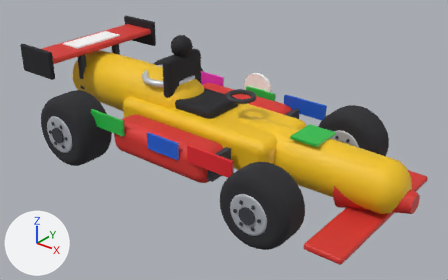
A saved change to the glTF model public/models/vehicle_travel_vehicle_t2.glb.
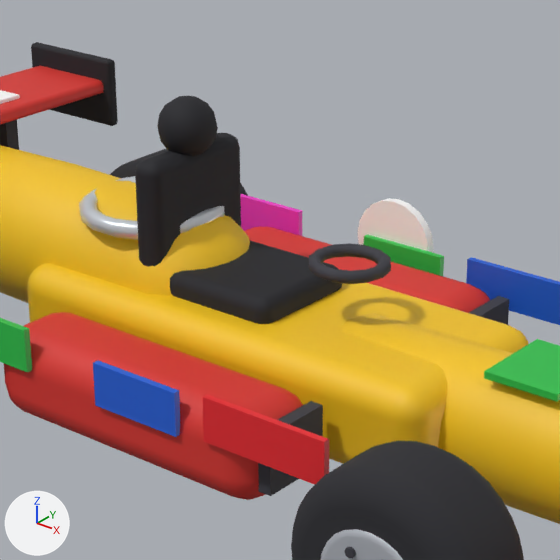
There are two pictures of each version: one whole from a 50 mm camera at (2.96, -3.53, 2.47) aimed at (0.18, -0.05, 0.32), one close up on the part from 25% to 71% of the width and 0% to 73% of the height. The lights are fixed; the arrows at lower left show +X, +Y and +Z. The last two pictures show the newer version. Where no turn or scale is listed for an object, it has been applied to the vertices.

In view in the first close-up: 'DriverSeat.Back', 'DriverSeat.Cushion', 'DriverSeat.Head', 'Engine', 'Nose', 'Pod', 'Pod.001', 'RollHoop', 'Spoiler.Wing', 'Steering', 'Sticker', 'Sticker.001', 'Sticker.002', 'Tub', 'WheelFR.Tyre' and 13 more.
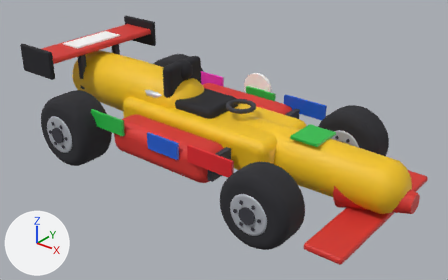
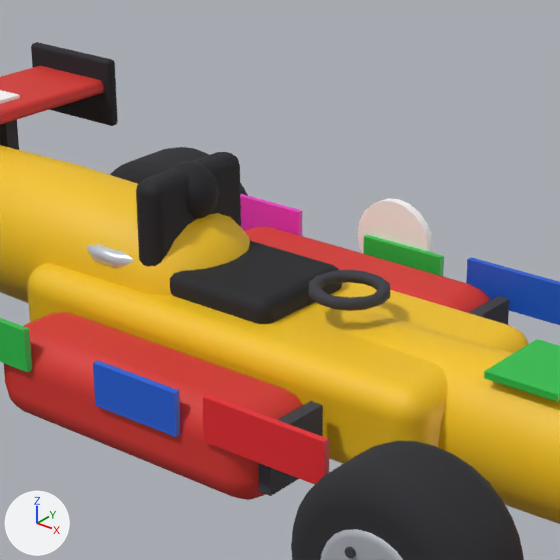
Where the change shows, as pixel boxes (x1, y1, x2, y2) in the close-ups (560 x 560 px):
```json
{"object": "DriverSeat.Back", "change": "moved", "before": [135, 133, 241, 266], "after": [136, 152, 241, 266]}
{"object": "DriverSeat.Head", "change": "moved", "before": [157, 96, 218, 156], "after": [167, 161, 219, 219]}
{"object": "Steering", "change": "moved", "before": [309, 243, 391, 284], "after": [309, 270, 390, 311]}
{"object": "RollHoop", "change": "moved", "before": [79, 176, 225, 240], "after": [86, 244, 134, 268]}
{"object": "WheelRL.Tyre", "change": "unchanged, uncovered by the edit", "before": [109, 149, 248, 196], "after": [109, 147, 248, 196]}
```

The change, as JSON lines over the scene's bpy script:
```json
{"op": "set", "path": "ob_driverseat_back.location", "old": "(-0.3, 0.0, 0.72)", "new": "(-0.3, 0.0, 0.66)"}
{"op": "set", "path": "ob_driverseat_head.location", "old": "(-0.3, 0.0, 0.98)", "new": "(-0.3, 0.0, 0.78)"}
{"op": "set", "path": "ob_rollhoop.location", "old": "(-0.45, 0.0, 0.7)", "new": "(-0.45, 0.0, 0.6)"}
{"op": "set", "path": "ob_steering.location", "old": "(0.3, 0.0, 0.7)", "new": "(0.3, 0.0, 0.62)"}
```
